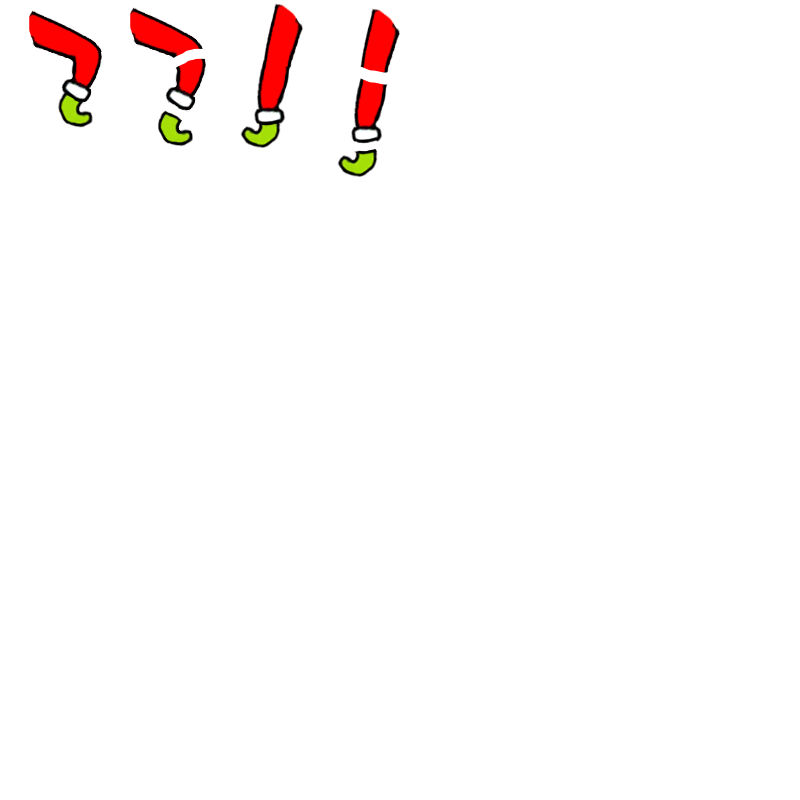
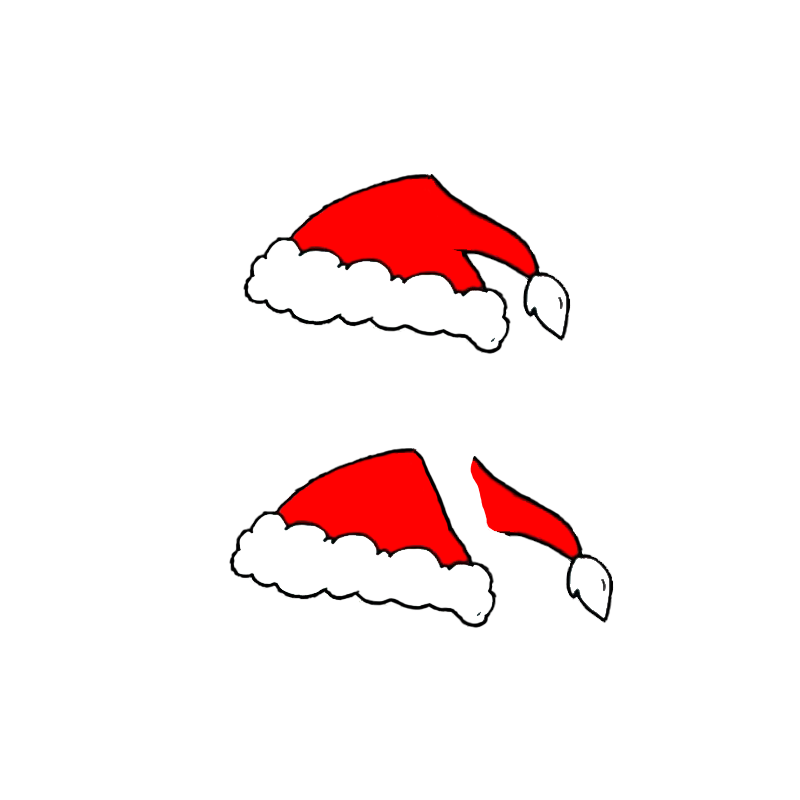
Comparing the layer stacks of the two w=800, h=800 images. Changes:
hid "arms" over 29, 3, 402, 178
showed "hat" over 229, 174, 614, 629
